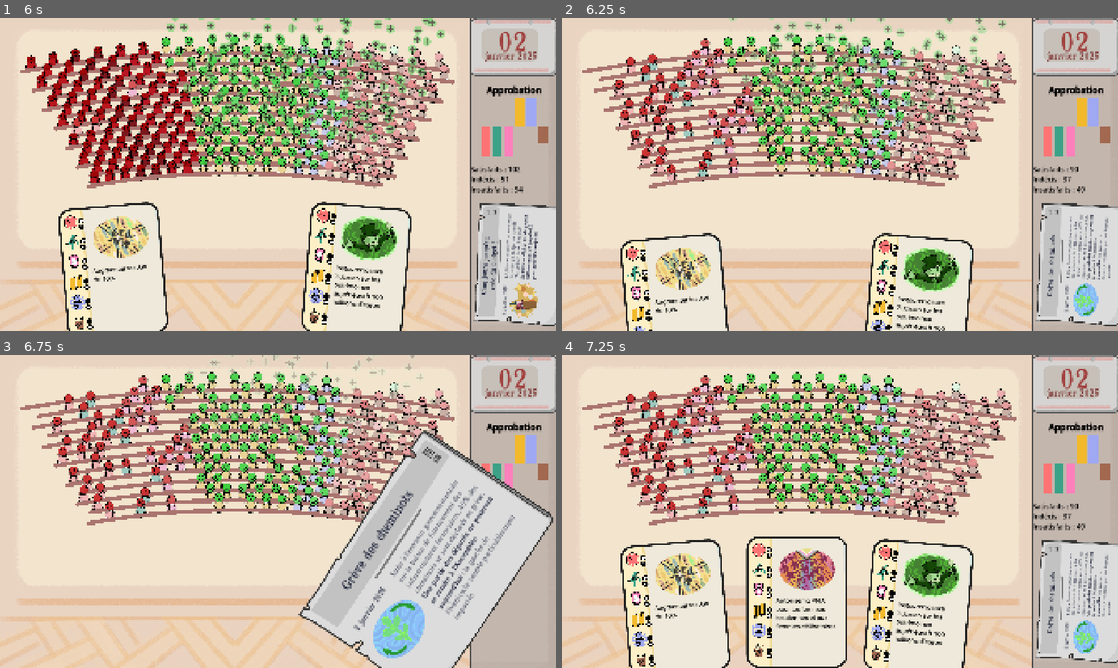
Above: before the commit, frames 1-4 (two rows, left to right).
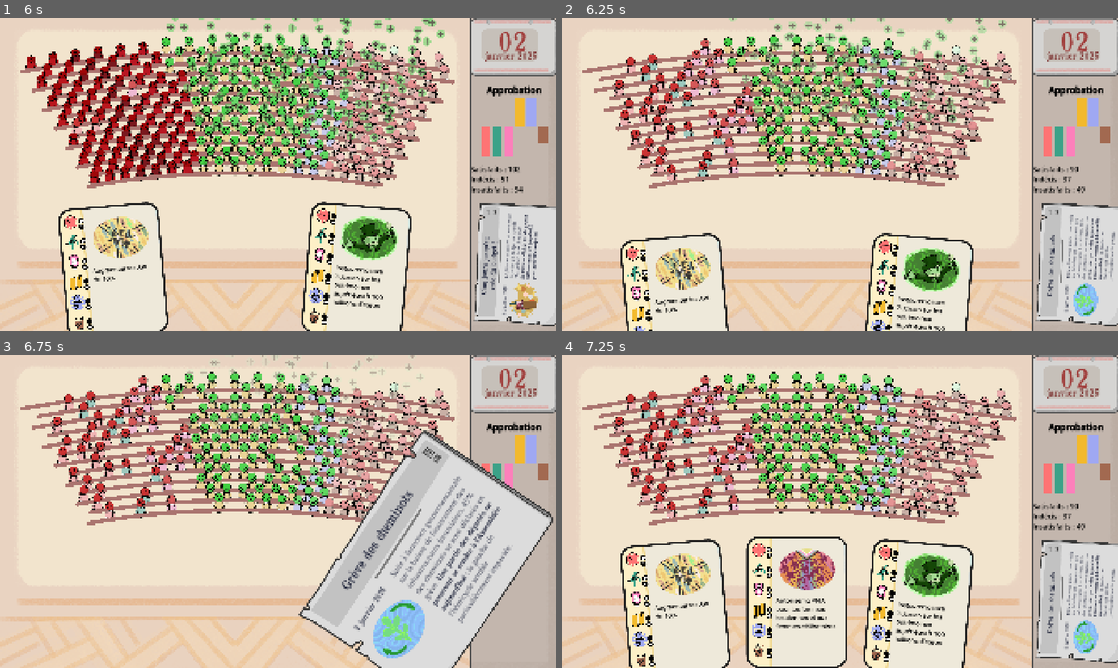
Above: after the commit, the same moments.

Repository: remimorvan/assemblee-nationale-simulator
Game: Godot game, scene res://scenes/game.tscn
The game is run twice, just before and just after one commit, with the same random seed, the same clock (stepped at 60 frames per second) and the same inputs.
Inputs (mouse positions are in pixels of both pictures, inside the frame that each line leads up to):
- Up to frame 1 (6 s): tap Enter at 0.5 s; move the mouse to (511, 127) at 0.52 s; click (511, 127) at 0.67 s; tap Space at 1.25 s; move the mouse to (278, 174) at 1.27 s; click (278, 174) at 1.42 s; move the mouse to (111, 271) at 2.02 s; click (111, 271) at 2.17 s; move the mouse to (233, 265) at 2.77 s; click (233, 265) at 2.92 s; move the mouse to (333, 271) at 3.52 s; click (333, 271) at 3.67 s; move the mouse to (111, 127) at 4.27 s; click (111, 127) at 4.42 s; move the mouse to (355, 271) at 5.02 s; click (355, 271) at 5.17 s; move the mouse to (194, 96) at 5.77 s; click (194, 96) at 5.92 s
- Up to frame 2 (6.25 s): no input
- Up to frame 3 (6.75 s): move the mouse to (400, 495) at 6.52 s; click (400, 495) at 6.67 s
- Up to frame 4 (7.25 s): no input

Frame 1 is identical in both runs. In frame 2, 0.7% of the frame differs, in the area x 90-100%, y 62-84%; in frame 3, 2.5%, in the area x 70-93%, y 38-86%; in frame 4, 0.7%.

Commit message:
fix journal size

Diff:
--- a/scripts/journal.gd
+++ b/scripts/journal.gd
@@ -15,10 +15,12 @@
 	Title.text = title
 	Content.text = desc
 	Date.text = str(day)+" janvier 2026"
-	var size: int = 18
+	var size: int = 19
 	if len(desc) < 270:
 		size = 22
 	elif len(desc) < 300:
+		size = 21
+	elif len(desc) < 330:
 		size = 20
 	Content.set("theme_override_font_sizes/normal_font_size", size)
 	Content.set("theme_override_font_sizes/bold_font_size", size)
